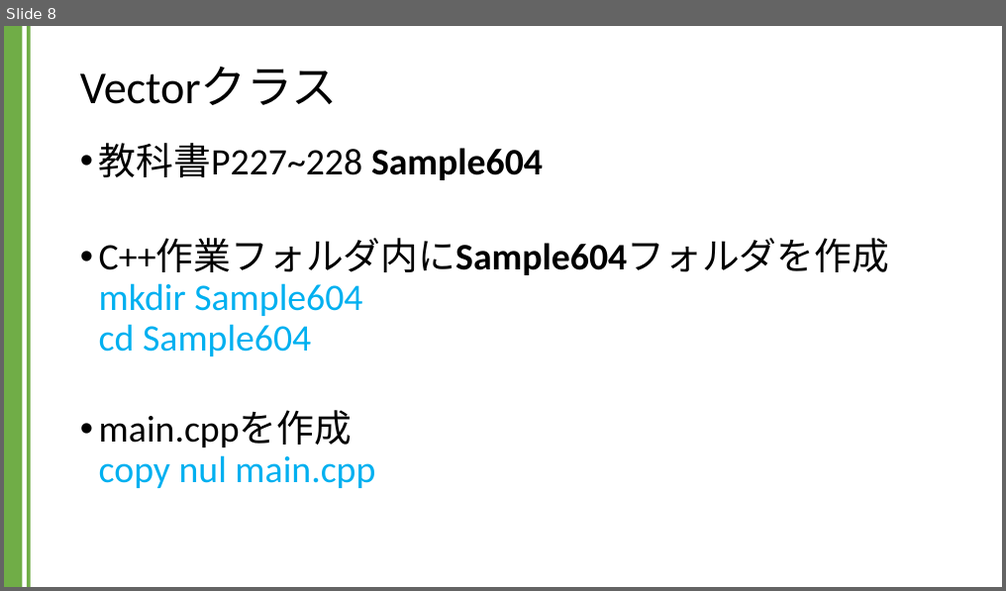
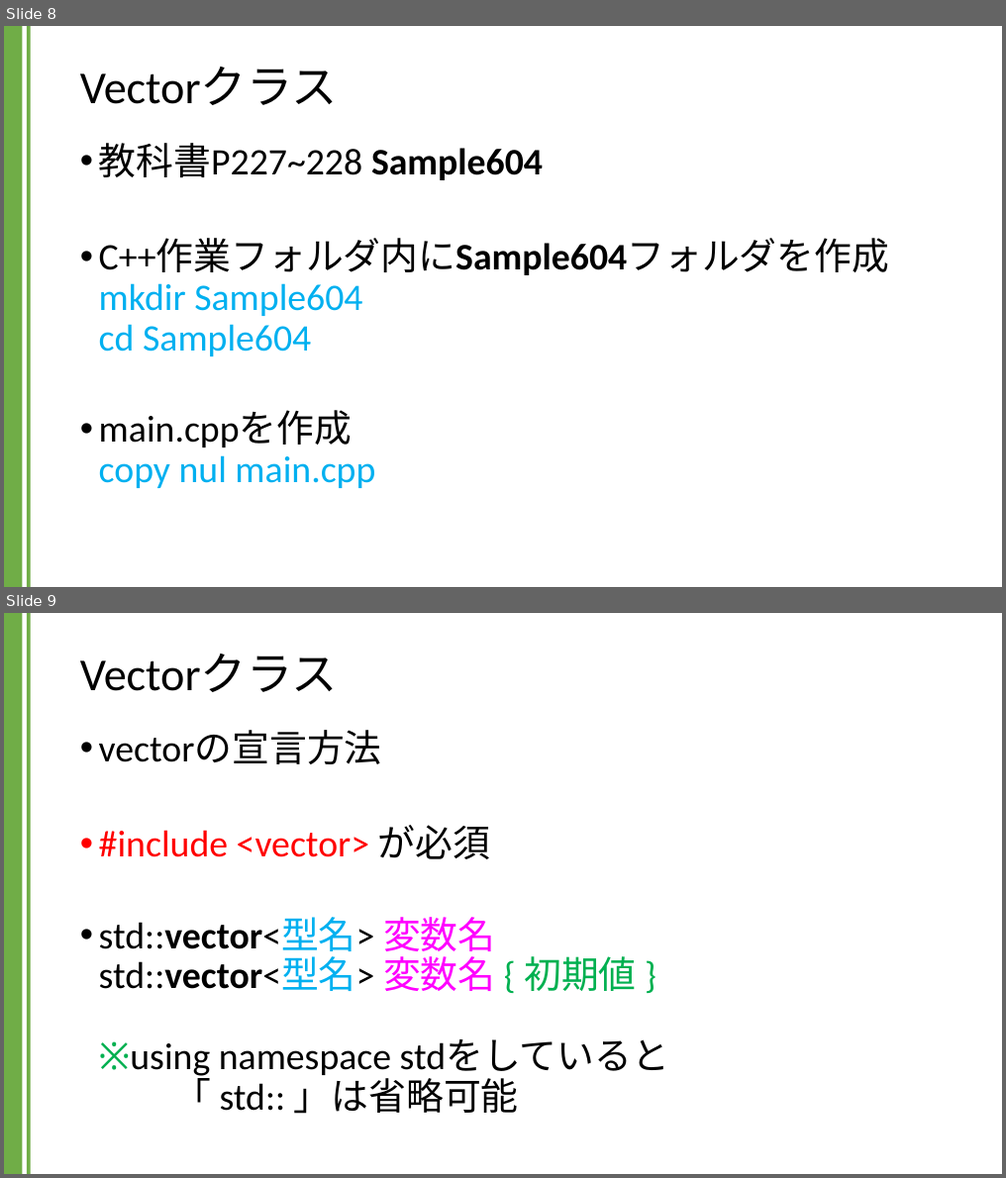
Before and after one commit to kic-murata/cpp2024, a slide deck: 授業資料/講義資料：Vectorクラス.pptx. Shown one above the other, each under a label of ours: slide 8 before the commit, slides 8 and 9 after it. The pictures are 1006x591 and 1006x1178 pixels, drawn with LibreOffice and Linux fonts; fonts in the diff are those of the drawing. Boxes give left, top, right and bottom in pixels: in the first picture for what was removed or moved away, otherwise in the second. Text is boxed around its words. In the diff, an @@ line names an element or a change of style, - is before the commit and + after.

```diff
--- a/授業資料/講義資料：Vectorクラス.pptx
+++ b/授業資料/講義資料：Vectorクラス.pptx
@@ slide 9 added at bbox=[4, 613, 1002, 1174], background #FFFFFF; not listed: 2 template elements that a slide beside it also shows @@
@@ title added at bbox=[80, 654, 338, 692], 44 pt, text #000000 @@
+Vectorクラス
@@ text added at bbox=[99, 730, 669, 1114], 36 pt, text #000000 @@
+• vectorの宣言方法
+• #include <vector> が必須
+• std::vector<型名> 変数名
+  std::vector<型名> 変数名 { 初期値 }
+  ※using namespace stdをしていると
+  「 std:: 」は省略可能
```
Also in this commit, not shown: 4 slides changed, 1 other slide added.
